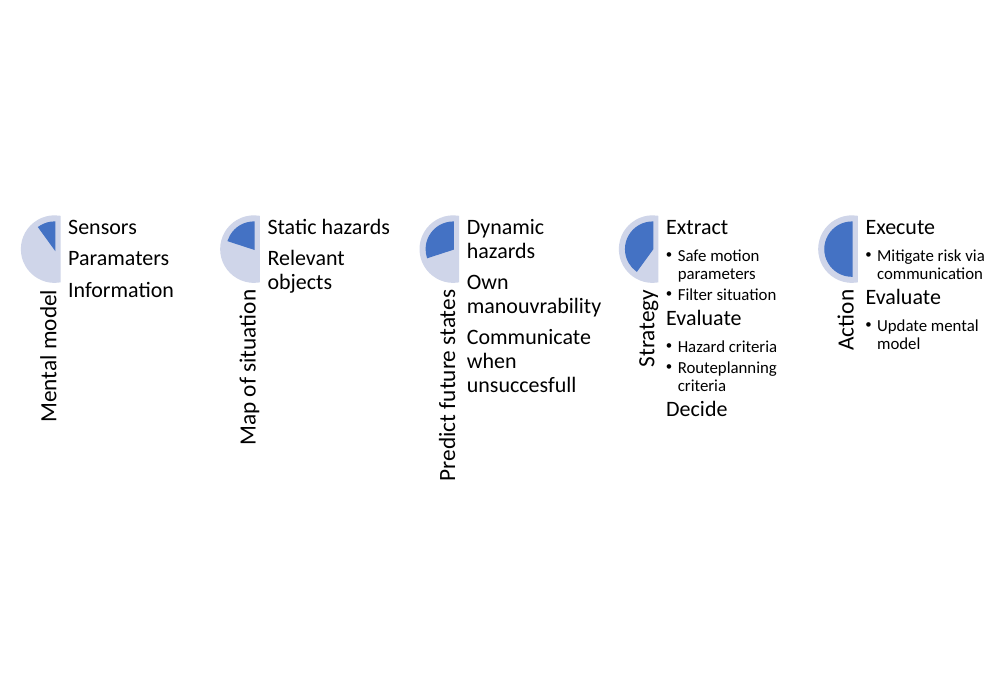
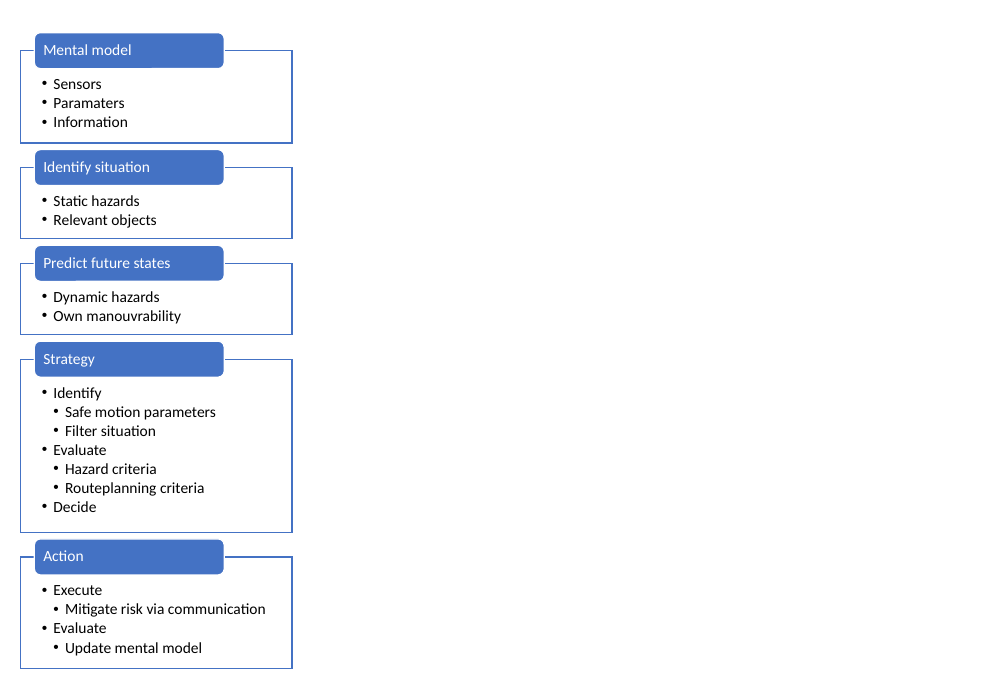
Before and after one commit to IWever/thesis, a slide deck: slide 2 of Model/Abstract model.pptx. Drawn at 1008x698 pixels with LibreOffice and Linux fonts; fonts in the diff are those of the drawing. Boxes give left, top, right and bottom in pixels: in the first picture for what was removed or moved away, otherwise in the second. Text is boxed around its words. In the diff, an @@ line names an element or a change of style, - is before the commit and + after.

Commit message:
Many additions to report, and improved manouvring model en written test for manouvring

```diff
--- a/Model/Abstract model.pptx
+++ b/Model/Abstract model.pptx
@@ text "Sensors": place and size @@
-text "Sensors" at [68, 219, 174, 297]
+text "Sensors" at [53, 79, 127, 127]
@@ text "Sensors" at [53, 79, 127, 127]: size 17 to 12 pt; bullet none to •; list level 1 to 2 in "Sensors"; list level 1 to 2 in "Paramaters"; list level 1 to 2 in "Information" @@
@@ text "Mental model": place and size @@
-text "Mental model" at [34, 296, 62, 420]
+text "Mental model" at [43, 44, 132, 55]
@@ text "Static hazards": place and size @@
-text "Static hazards" at [268, 218, 390, 293]
+text "Static hazards" at [53, 195, 156, 228]
@@ text "Static hazards" at [53, 195, 156, 228]: size 17 to 12 pt; bullet none to •; list level 1 to 2 in "Static hazards"; list level 1 to 2 in "Relevant objects" @@
@@ group removed at [20, 215, 886, 443]: 5 chord (boxed as its full ellipse)s, 5 pie slice (boxed as its full ellipse)s, 1 text @@
-Map of situation
@@ text "Dynamic hazards": place and size @@
-text "Dynamic hazards" at [467, 219, 601, 392]
+text "Dynamic hazards" at [53, 291, 181, 324]
@@ text "Dynamic hazards" at [53, 291, 181, 324]: size 17 to 12 pt; bullet none to •; list level 1 to 2 in "Dynamic hazards"; list level 1 to 2 in "Own manouvrability" @@
@@ text "Predict future states": place and size @@
-text "Predict future states" at [433, 295, 461, 480]
+text "Predict future states" at [43, 257, 171, 268]
@@ text at [467, 329, 591, 392]: paragraph removed @@
-Communicate when unsuccesfull
@@ text "Identify": place and size @@
-text "Identify" at [666, 220, 777, 416]
+text "Identify" at [53, 387, 216, 512]
@@ text "Strategy": place and size @@
-text "Strategy" at [632, 297, 660, 366]
+text "Strategy" at [43, 354, 95, 367]
@@ text at [53, 387, 101, 401]: text changed; size 17 to 12 pt @@
-Extract
+  • Identify
@@ text at [53, 406, 216, 512]: size 13 to 12 pt in "Safe motion parameters", "Filter situation", "Hazard criteria", "Routeplanning criteria"; size 17 to 12 pt in "Evaluate", "Decide"; list level 2 to 3 in "Safe motion parameters"; list level 2 to 3 in "Filter situation"; bullet none to •; list level 1 to 2 in "Evaluate"; list level 2 to 3 in "Hazard criteria"; list level 2 to 3 in "Routeplanning criteria"; list level 1 to 2 in "Decide" @@
@@ group added at [20, 33, 292, 668]: 5 rectangles, 5 rounded rectangles, 1 text @@
+Identify situation
@@ text "Execute": place and size @@
-text "Execute" at [866, 220, 984, 349]
+text "Execute" at [53, 585, 266, 656]
@@ text "Execute" at [53, 585, 266, 656]: size 17 to 12 pt in "Execute", "Evaluate"; size 13 to 12 pt in "Mitigate risk via communication", "Update mental model"; bullet none to •; list level 1 to 2 in "Execute"; list level 2 to 3 in "Mitigate risk via communication"; list level 1 to 2 in "Evaluate"; list level 2 to 3 in "Update mental model" @@
@@ size 18 to 12 pt, text colour #000000 to #FFFFFF; alignment right to left; less space between paragraphs; vertical alignment bottom to middle; rotation 270 to 0 degrees in 4 elements at [43, 44, 132, 55], [43, 257, 171, 268], [43, 354, 95, 367], [43, 550, 83, 561] @@
@@ text "Action": place and size @@
-text "Action" at [832, 296, 860, 349]
+text "Action" at [43, 550, 83, 561]
```
Also in this commit, not shown: 40 other files.
